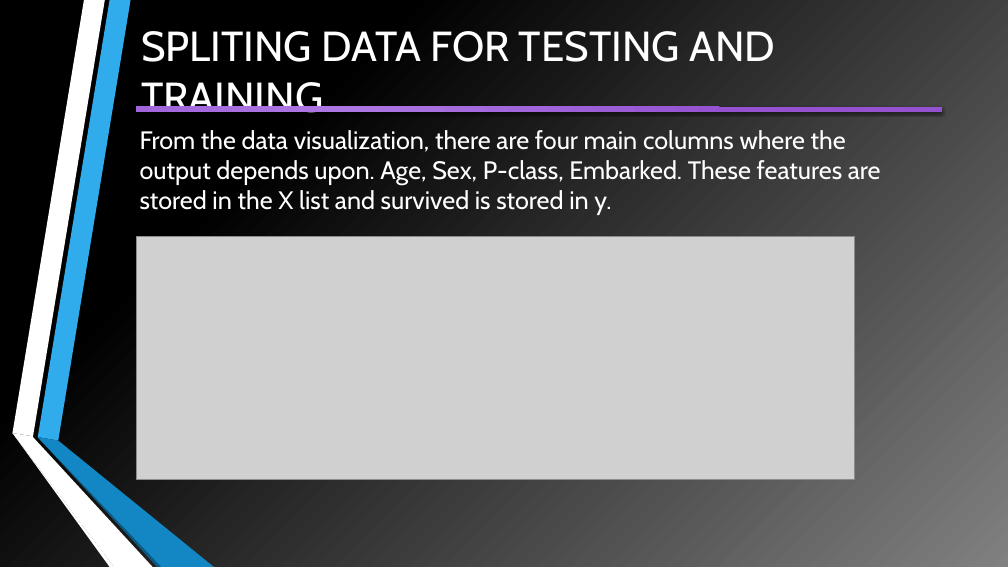
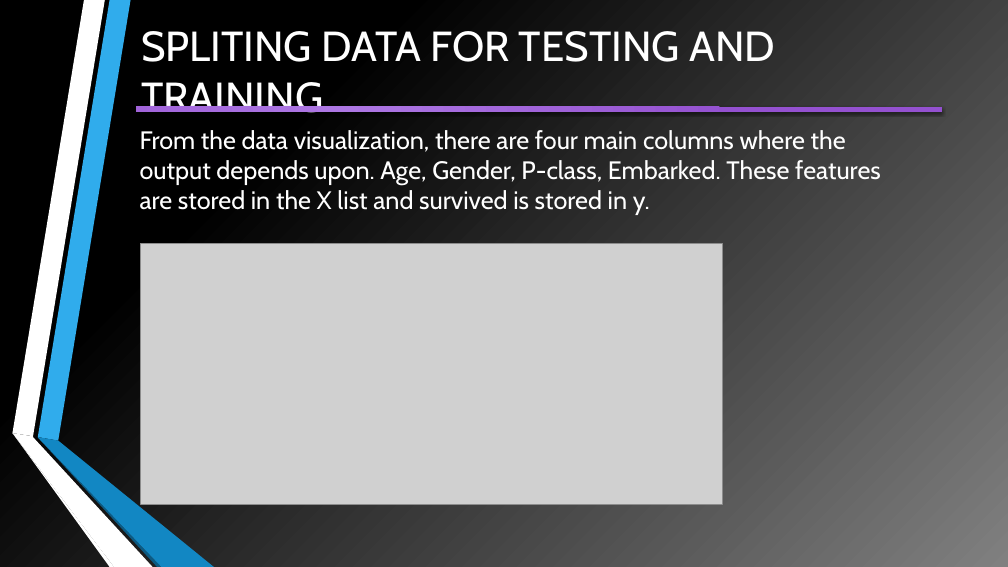
Before and after one commit to VirendraVerma-Viru/Titanic-Project-ML, a slide deck: slide 19 of TITANIC SURVIVOR PREDICTION.pptx. Drawn at 1008x567 pixels with LibreOffice and Linux fonts; fonts in the diff are those of the drawing; grey boxes stand for pictures. Boxes give left, top, right and bottom in pixels: in the first picture for what was removed or moved away, otherwise in the second. Text is boxed around its words. In the diff, an @@ line names an element or a change of style, - is before the commit and + after.

```diff
--- a/TITANIC SURVIVOR PREDICTION.pptx
+++ b/TITANIC SURVIVOR PREDICTION.pptx
@@ text at [140, 130, 881, 215]: text changed @@
-  From the data visualization, there are four main columns where the output depends upon. Age, Sex, P-class, Embarked. These features are stored in the X list and survived is stored in y.
+  From the data visualization, there are four main columns where the output depends upon. Age, Gender, P-class, Embarked. These features are stored in the X list and survived is stored in y.
@@ picture: place and size @@
-picture at [136, 237, 854, 480]
+picture at [140, 243, 722, 504]
```
Also in this commit, not shown: 7 other slides changed, 6 other files.
